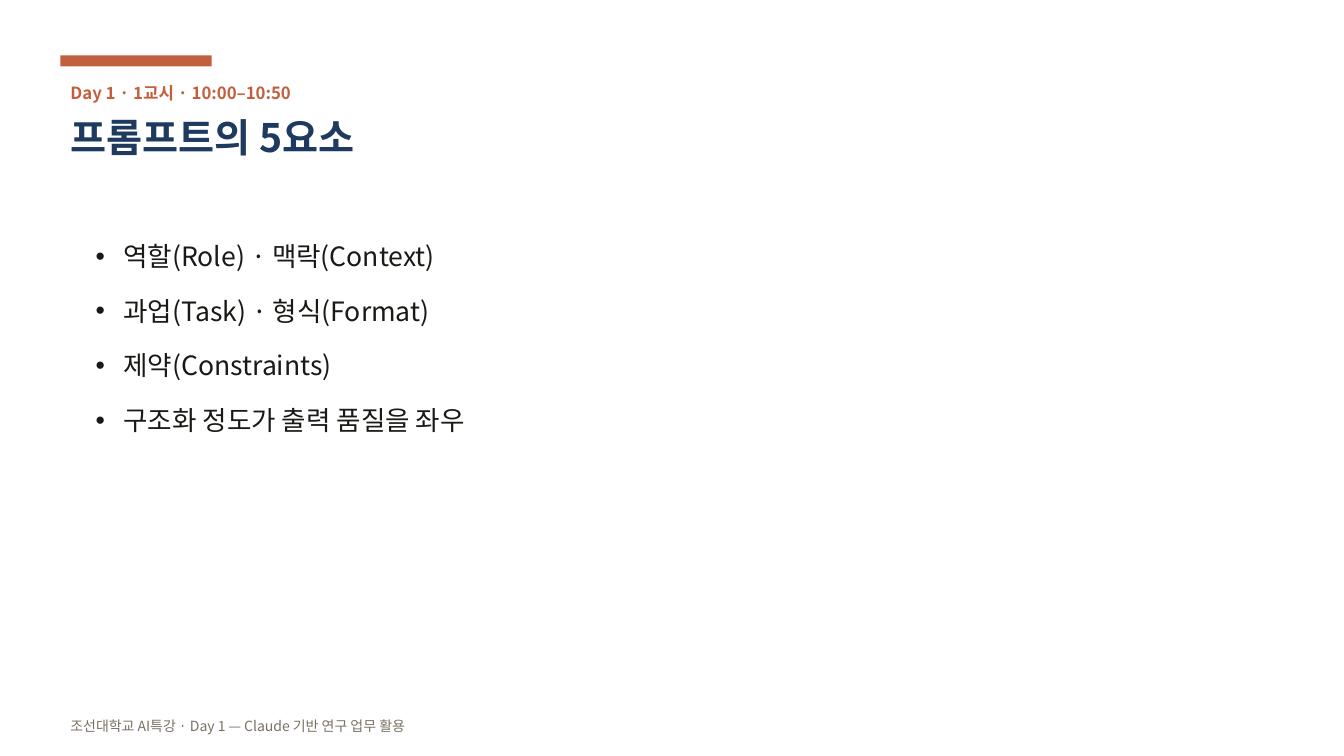
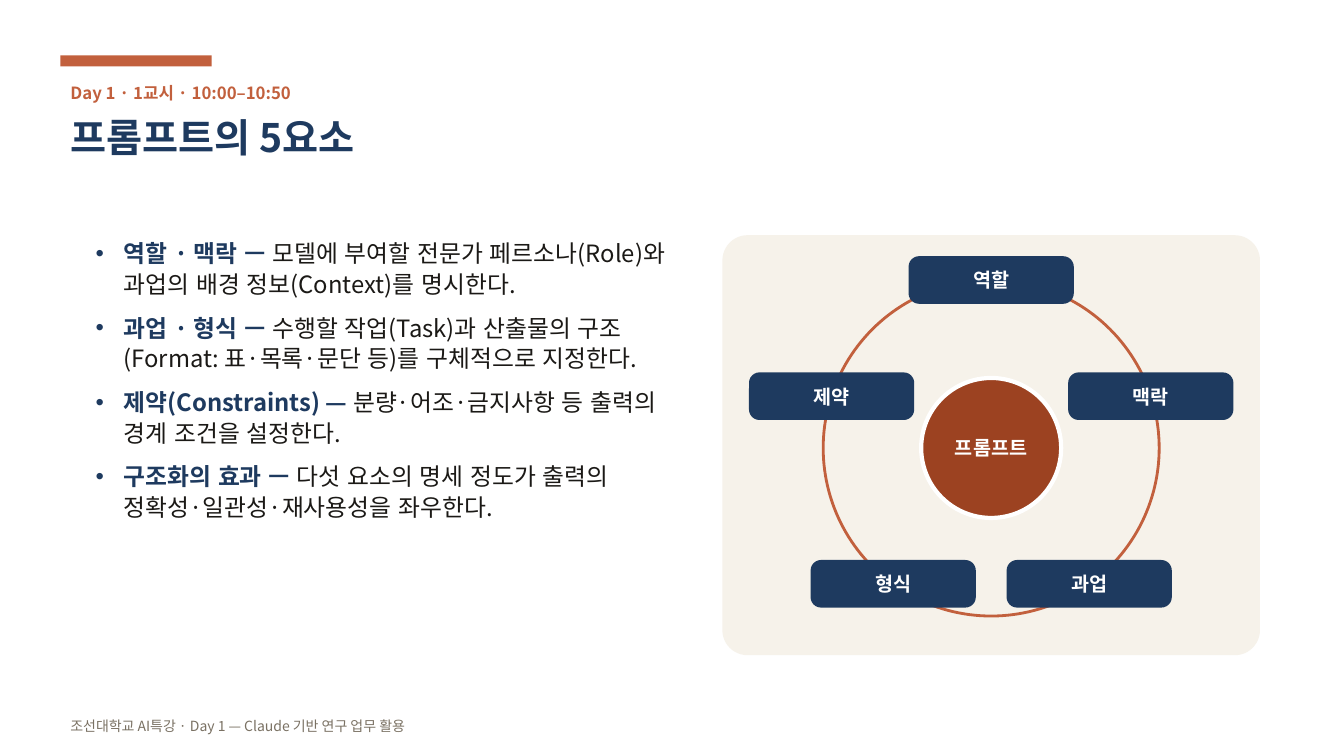
Before and after one commit to aebonlee/chosun, a slide deck: slide 8 of public/ppt/chosun-ai-day1.pptx. Drawn at 1344x756 pixels with LibreOffice and Linux fonts; fonts in the diff are those of the drawing. Boxes give left, top, right and bottom in pixels: in the first picture for what was removed or moved away, otherwise in the second. Text is boxed around its words. In the diff, an @@ line names an element or a change of style, - is before the commit and + after.

```diff
--- a/public/ppt/chosun-ai-day1.pptx
+++ b/public/ppt/chosun-ai-day1.pptx
@@ rounded rectangle added at <box>723,235,1260,655</box>, fill #F6F2EA @@
@@ text at <box>124,242,665,518</box>: text changed; size 19 to 17 pt @@
-• 역할(Role) · 맥락(Context)
-• 과업(Task) · 형식(Format)
-• 제약(Constraints)
-• 구조화 정도가 출력 품질을 좌우
+• 역할 · 맥락 — 모델에 부여할 전문가 페르소나(Role)와 과업의 배경 정보(Context)를 명시한다.
+• 과업 · 형식 — 수행할 작업(Task)과 산출물의 구조(Format: 표·목록·문단 등)를 구체적으로 지정한다.
+• 제약(Constraints) — 분량·어조·금지사항 등 출력의 경계 조건을 설정한다.
+• 구조화의 효과 — 다섯 요소의 명세 정도가 출력의 정확성·일관성·재사용성을 좌우한다.
@@ rounded rectangle added at <box>908,256,1074,303</box>, fill #1E3A5F, 14 pt, text #FFFFFF, bold @@
+역할
@@ ellipse added at <box>824,280,1159,616</box>, outline #C2603D 2 pt @@
@@ rounded rectangle added at <box>749,372,914,419</box>, fill #1E3A5F, 14 pt, text #FFFFFF, bold @@
+제약
@@ ellipse added at <box>922,378,1062,518</box>, fill #9C4221, outline #FFFFFF 3 pt, 14 pt, text #FFFFFF, bold @@
+프롬프트
@@ rounded rectangle added at <box>1069,372,1234,419</box>, fill #1E3A5F, 14 pt, text #FFFFFF, bold @@
+맥락
@@ rounded rectangle added at <box>811,561,976,608</box>, fill #1E3A5F, 14 pt, text #FFFFFF, bold @@
+형식
@@ rounded rectangle added at <box>1007,561,1173,608</box>, fill #1E3A5F, 14 pt, text #FFFFFF, bold @@
+과업
```
Also in this commit, not shown: 53 other slides changed, 58 slides added, 1 other file.
